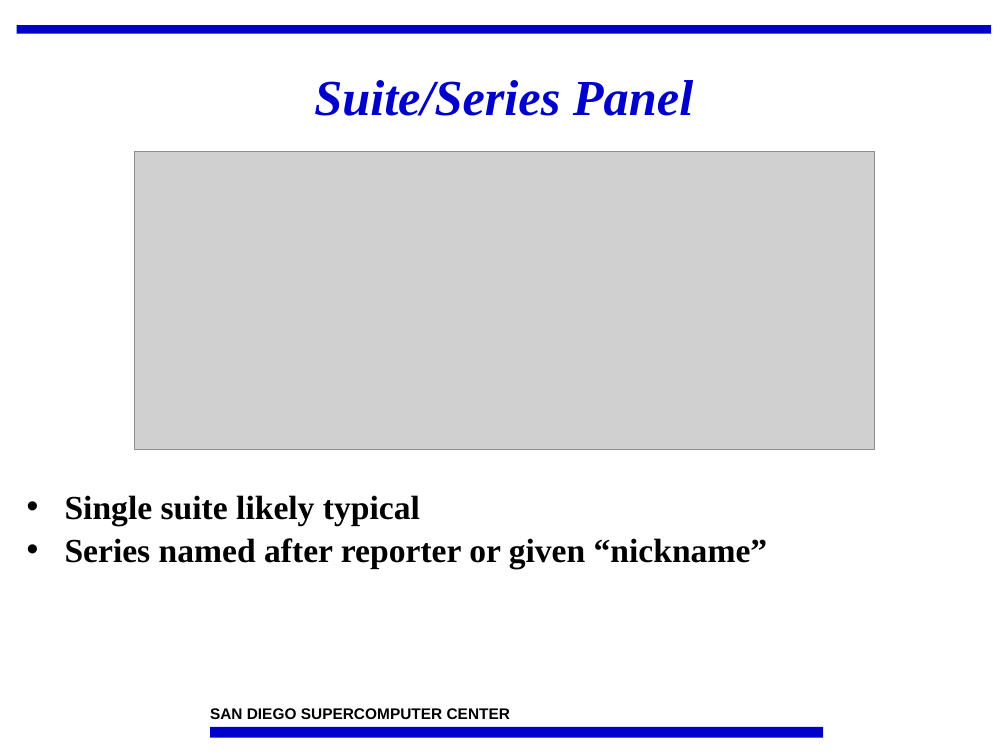
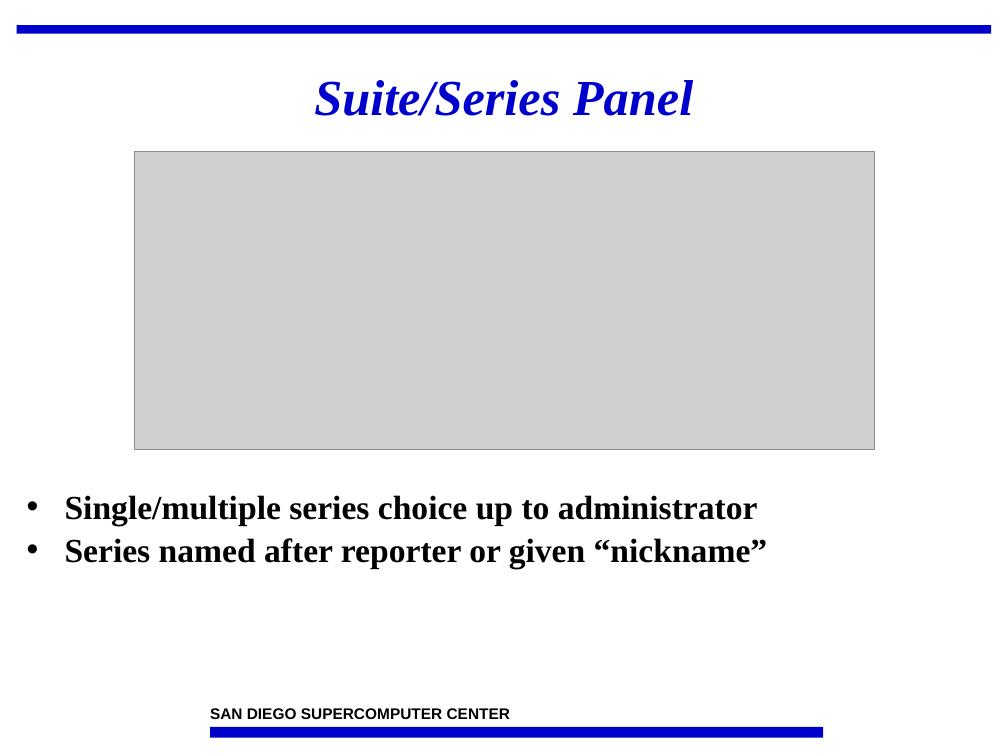
Before and after one commit to IncaProject/inca-xsede, a slide deck: slide 16 of talks/feb-06-workshop/incat.ppt. Drawn at 1008x756 pixels with LibreOffice and Linux fonts; fonts in the diff are those of the drawing; grey boxes stand for pictures; background and template pictures are left out. Boxes give left, top, right and bottom in pixels: in the first picture for what was removed or moved away, otherwise in the second. Text is boxed around its words. In the diff, an @@ line names an element or a change of style, - is before the commit and + after.

```diff
--- a/talks/feb-06-workshop/incat.ppt
+++ b/talks/feb-06-workshop/incat.ppt
@@ text at <box>65,495,758,526</box>: text changed @@
-• Single suite likely typical
+• Single/multiple series choice up to administrator
```
Also in this commit, not shown: 5 other slides changed, 1 slide added, 1 slide removed.
